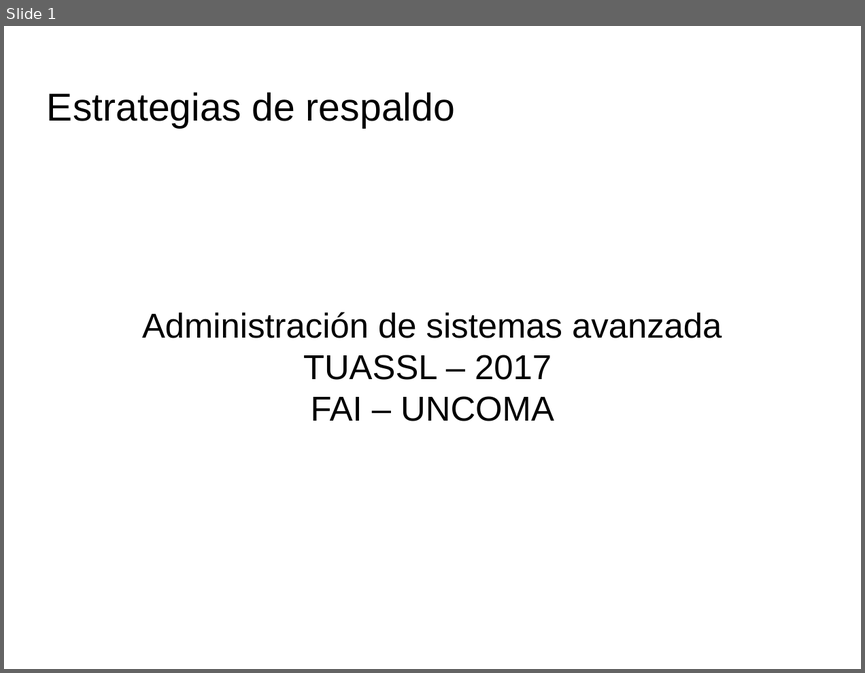
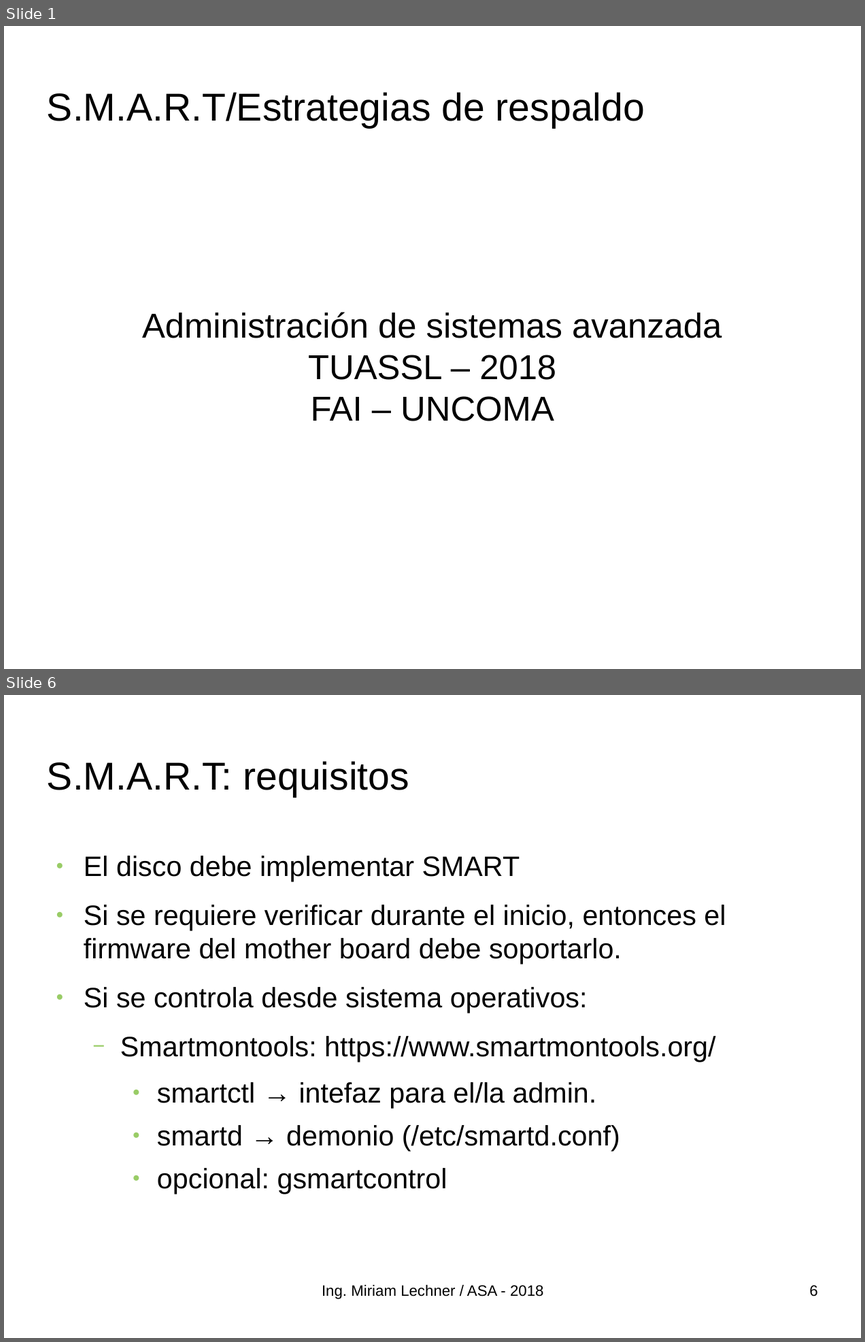
Before and after one commit to niniadcobre/asa, a slide deck: clases/ASA-backup.odp. Shown one above the other, each under a label of ours: slide 1 before the commit, slides 1 and 6 after it; the slides between them are not shown. The pictures are 865x673 and 865x1342 pixels, drawn with LibreOffice and Linux fonts; fonts in the diff are those of the drawing; background and template pictures are left out. Boxes give left, top, right and bottom in pixels: in the first picture for what was removed or moved away, otherwise in the second. Text is boxed around its words. In the diff, an @@ line names an element or a change of style, - is before the commit and + after.

```diff
--- a/clases/ASA-backup.odp
+++ b/clases/ASA-backup.odp
@@ slide 6 added at [4,695,861,1338], background picture (left out) @@
@@ title added at [47,761,409,797], 36 pt, text #000000 @@
+S.M.A.R.T: requisitos
@@ text added at [84,855,725,1193], 26 pt, text #000000 @@
+● El disco debe implementar SMART
+● Si se requiere verificar durante el inicio, entonces el firmware del mother board debe soportarlo.
+● Si se controla desde sistema operativos:
+  − Smartmontools: https://www.smartmontools.org/
+    ● smartctl → intefaz para el/la admin.
+    ● smartd → demonio (/etc/smartd.conf)
+    ● opcional: gsmartcontrol
@@ text added at [322,1285,543,1299], 14 pt, text #000000 @@
+Ing. Miriam Lechner / ASA - 2018
@@ page number added at [809,1285,817,1296], 14 pt, text #000000 @@
+6
@@ slide 1 changed as well @@
@@ title at [47,92,645,128]: text changed @@
-Estrategias de respaldo
+S.M.A.R.T/Estrategias de respaldo
@@ subtitle at [308,354,556,380]: text changed @@
-TUASSL – 2017
+TUASSL – 2018
```
Also in this commit, not shown: 5 other slides changed, 5 other slides added, 1 slide removed, 1 other file.
